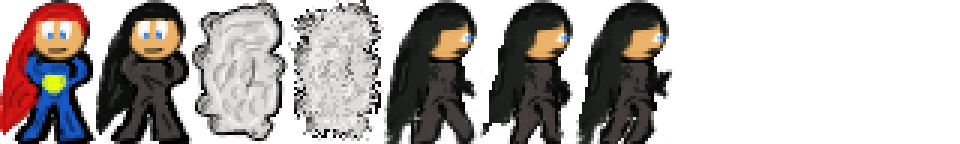
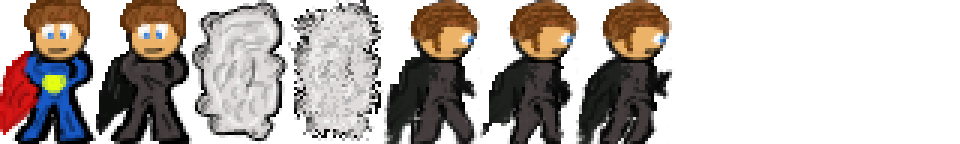
Revision of a layered w=960, h=144 image; what changed, layer by layer:
removed layer "normal copy" over [0, 0, 123, 117]
added layer "Layer 6 copy" in group "cloaked_run" over [405, 0, 480, 69]
added layer "Layer 6" in group "cloaked_run" over [504, 0, 579, 69]
added layer "Layer 5 copy" in group "cloaked_run" over [579, 0, 672, 135]
painted on "run3" over [582, 30, 618, 78]
painted on "run2" over [498, 9, 528, 72]
painted on "run1" over [390, 24, 420, 84]
added layer "Layer 5" in group "idle" over [120, 0, 186, 51]
painted on "cloaked" over [96, 21, 135, 114]
renamed "normal" to "Layer 4", painted on it over [0, 0, 123, 117]
